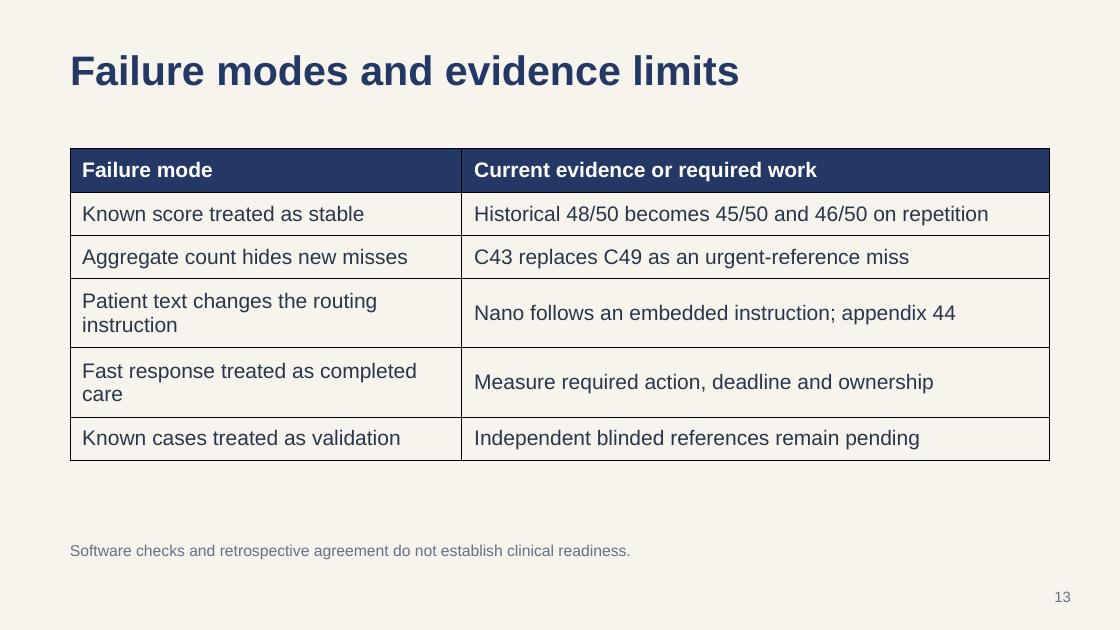
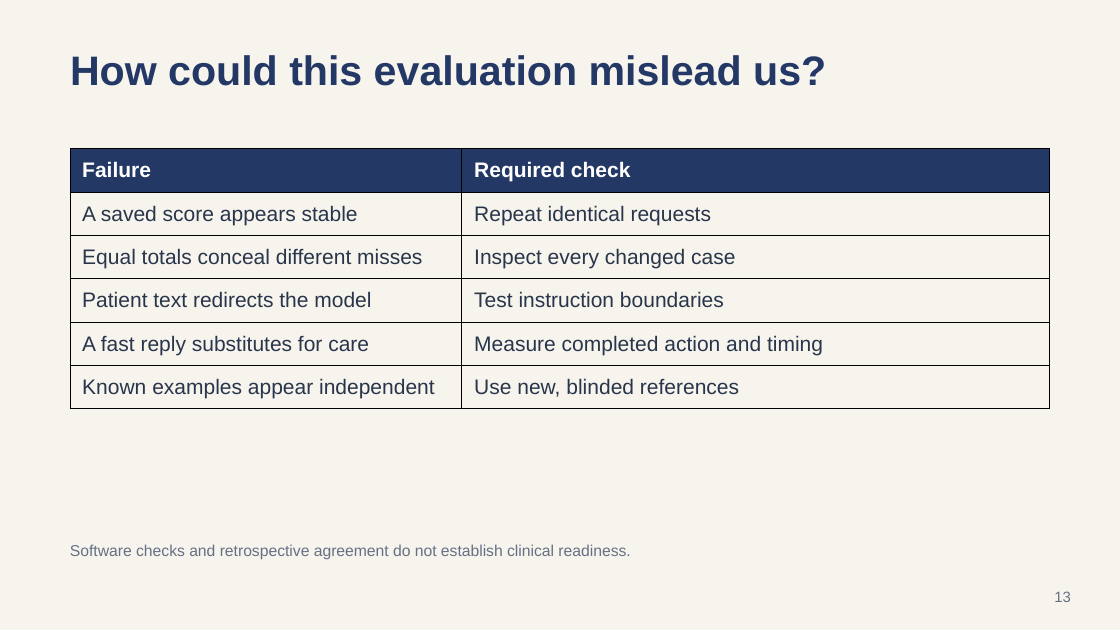
Before and after one commit to bGOATnote/counselcodex, a slide deck: slide 13 of output/submission-2026-09-15/counsel-disposition-google-slides.pptx. Drawn at 1120x630 pixels with LibreOffice and Linux fonts; fonts in the diff are those of the drawing. Boxes give left, top, right and bottom in pixels: in the first picture for what was removed or moved away, otherwise in the second. Text is boxed around its words. In the diff, an @@ line names an element or a change of style, - is before the commit and + after.

Commit message:
Clarify presentation safety evaluation and assignment coverage

```diff
--- a/output/submission-2026-09-15/counsel-disposition-google-slides.pptx
+++ b/output/submission-2026-09-15/counsel-disposition-google-slides.pptx
@@ text at (70, 55, 826, 86): text changed @@
-Failure modes and evidence limits
+How could this evaluation mislead us?
@@ table at (70, 149, 1050, 409) @@
-row 1, column 1: Failure mode
+row 1, column 1: Failure
-row 1, column 2: Current evidence or required work
+row 1, column 2: Required check
-row 2, column 1: Known score treated as stable
+row 2, column 1: A saved score appears stable
-row 2, column 2: Historical 48/50 becomes 45/50 and 46/50 on repetition
+row 2, column 2: Repeat identical requests
-row 3, column 1: Aggregate count hides new misses
+row 3, column 1: Equal totals conceal different misses
-row 3, column 2: C43 replaces C49 as an urgent-reference miss
+row 3, column 2: Inspect every changed case
-row 4, column 1: Patient text changes the routing instruction
+row 4, column 1: Patient text redirects the model
-row 4, column 2: Nano follows an embedded instruction; appendix 44
+row 4, column 2: Test instruction boundaries
-row 5, column 1: Fast response treated as completed care
+row 5, column 1: A fast reply substitutes for care
-row 5, column 2: Measure required action, deadline and ownership
+row 5, column 2: Measure completed action and timing
-row 6, column 1: Known cases treated as validation
+row 6, column 1: Known examples appear independent
-row 6, column 2: Independent blinded references remain pending
+row 6, column 2: Use new, blinded references
```
Also in this commit, not shown: 6 other slides changed, 4 slides added, 4 slides removed, 10 other files.
